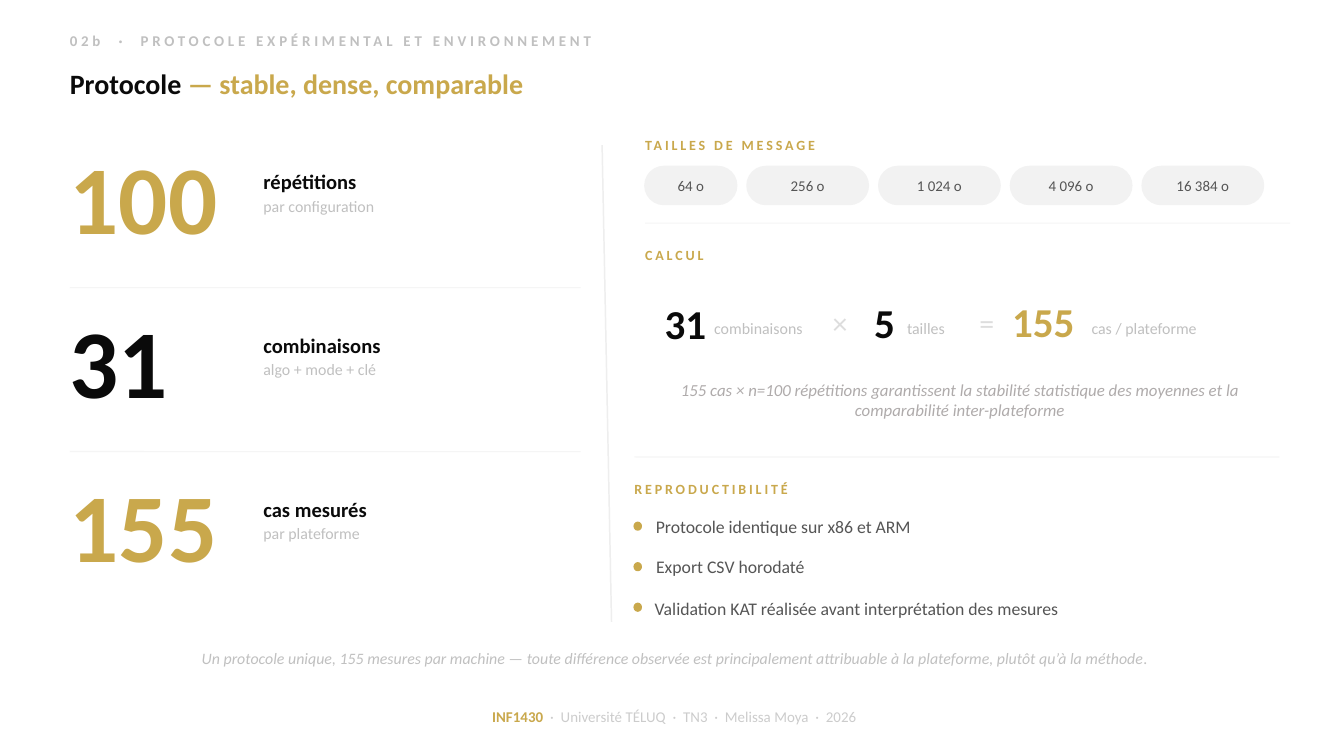
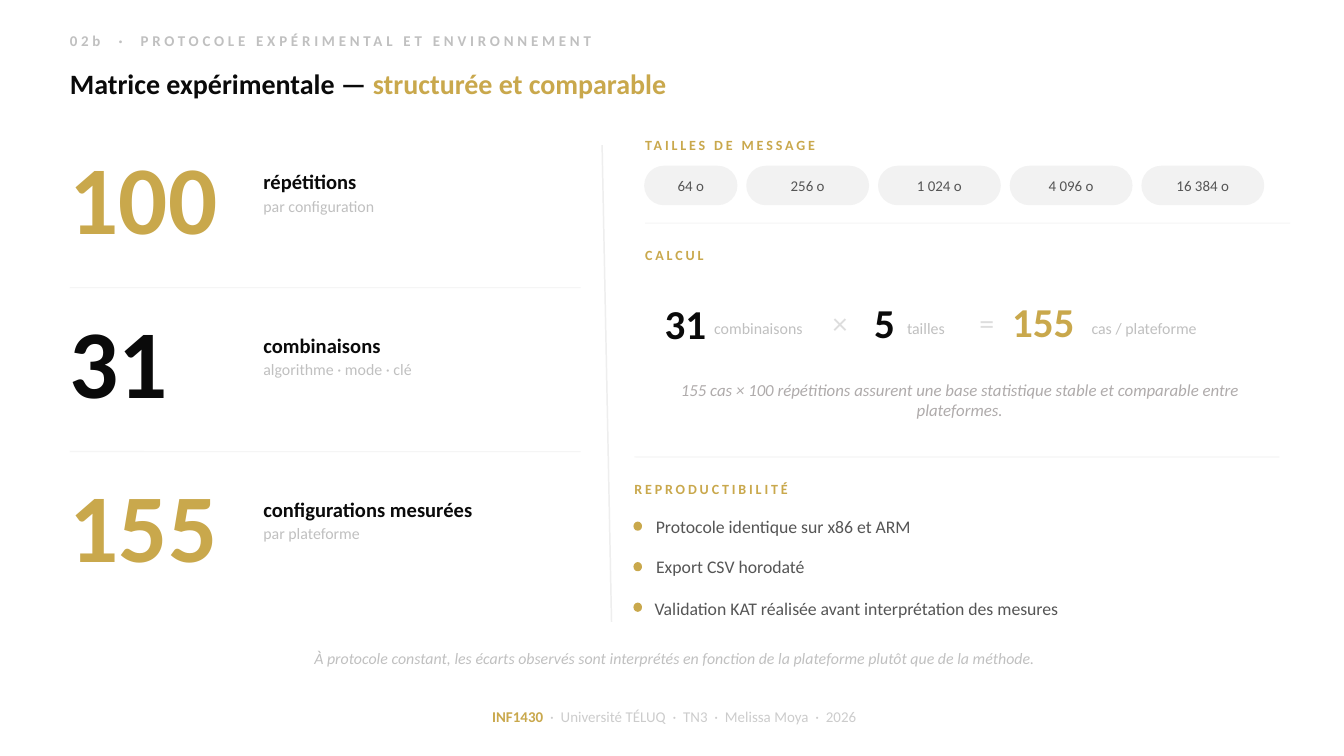
Before and after one commit to moyamelissa/INF1430-Comparaison-Chiffrement-Symetrique, a slide deck: slide 10 of docs/02-deliverables/INF1430_TN3_Melissa_Moya.pptx (slide 9 before the commit). Drawn at 1344x756 pixels with LibreOffice and Linux fonts; fonts in the diff are those of the drawing. Boxes give left, top, right and bottom in pixels: in the first picture for what was removed or moved away, otherwise in the second. Text is boxed around its words. In the diff, an @@ line names an element or a change of style, - is before the commit and + after.

```diff
--- a/docs/02-deliverables/INF1430_TN3_Melissa_Moya.pptx
+++ b/docs/02-deliverables/INF1430_TN3_Melissa_Moya.pptx
@@ text at (70,74,666,99): text changed @@
-Protocole — stable, dense, comparable
+Matrice expérimentale — structurée et comparable
@@ text at (263,364,411,378): text changed @@
-algo + mode + clé
+algorithme · mode · clé
@@ text at (681,384,1239,419): text changed @@
-155 cas × n=100 répétitions garantissent la stabilité statistique des moyennes et la comparabilité inter-plateforme
+155 cas × 100 répétitions assurent une base statistique stable et comparable entre plateformes.
@@ text at (263,502,472,521): text changed @@
-cas mesurés
+configurations mesurées
@@ text at (314,651,1035,666): text changed @@
-Un protocole unique, 155 mesures par machine — toute différence observée est principalement attribuable à la plateforme, plutôt qu’à la méthode.
+À protocole constant, les écarts observés sont interprétés en fonction de la plateforme plutôt que de la méthode.
```
Also in this commit, not shown: 13 other slides changed, 15 slides added, 8 slides removed, 13 other files.
